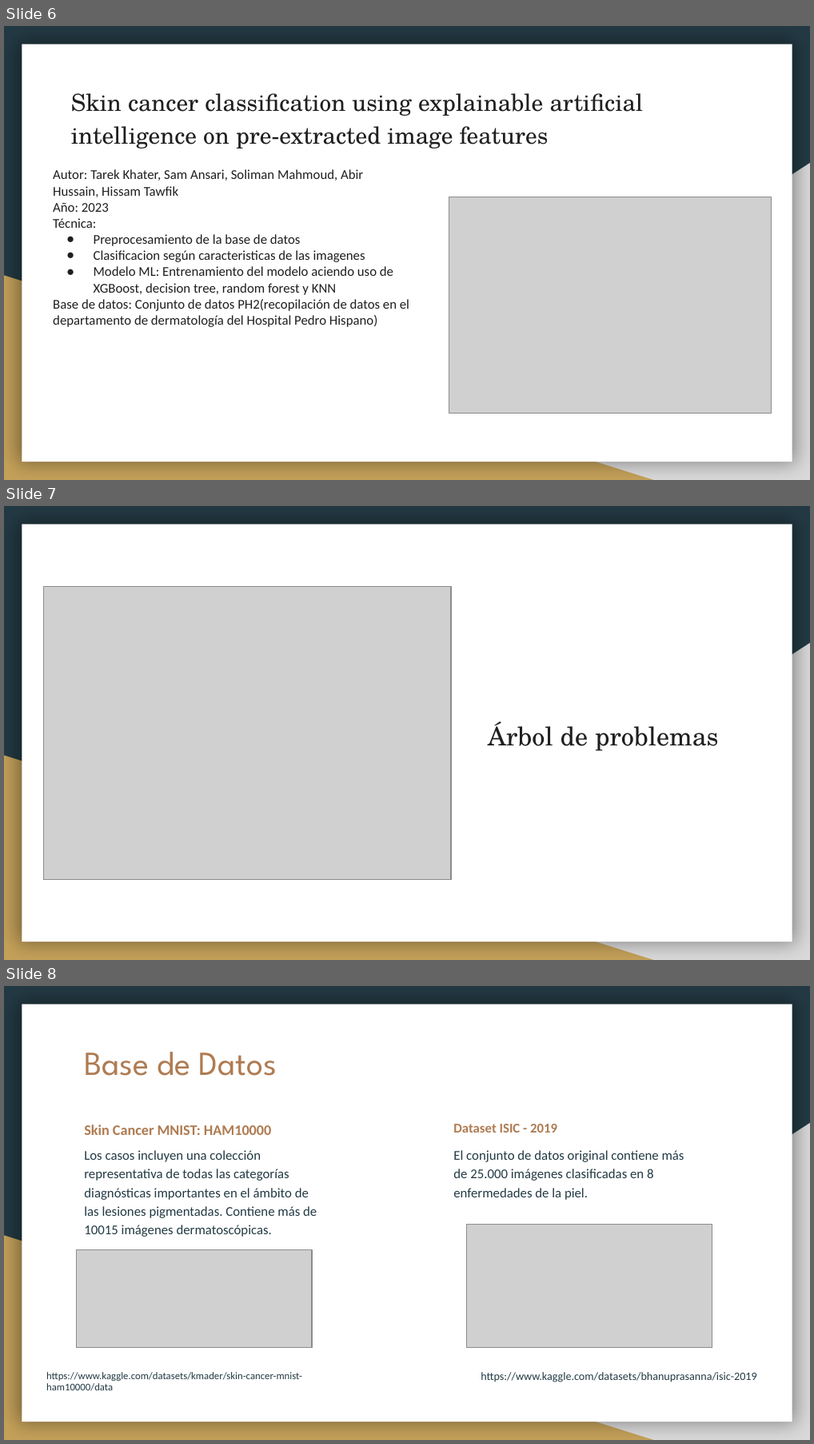
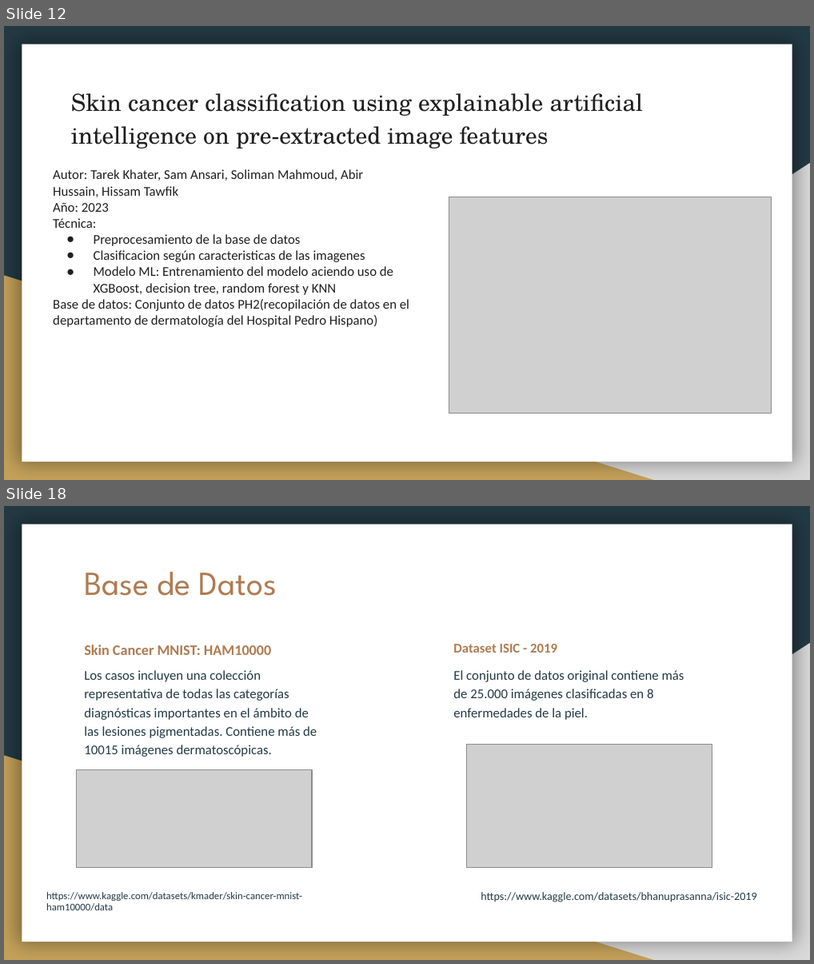
Before and after one commit to ElizabethCast23/Proyecto-Tesis, a slide deck: Tesis.pptx. Shown one above the other, each under a label of ours: slides 6, 7 and 8 before the commit, slides 12 and 18 after it; the slides between them are not shown. The pictures are 814x1444 and 814x964 pixels, drawn with LibreOffice and Linux fonts; fonts in the diff are those of the drawing; grey boxes stand for pictures. Boxes give left, top, right and bottom in pixels: in the first picture for what was removed or moved away, otherwise in the second. Text is boxed around its words. In the diff, an @@ line names an element or a change of style, - is before the commit and + after.

```diff
--- a/Tesis.pptx
+++ b/Tesis.pptx
@@ slide 7 removed at box(4, 506, 810, 960), background #233A44; not listed: 3 template elements that a slide beside it also shows @@
@@ picture removed at box(43, 587, 450, 880) @@
@@ title removed at box(488, 721, 718, 751) @@
-Árbol de problemas
@@ what was slide 6 is now slide 12 @@
@@ what was slide 8 is now slide 18 @@
```
Also in this commit, not shown: 1 slide changed, 12 slides added, 1 other slide removed, 24 other files.
